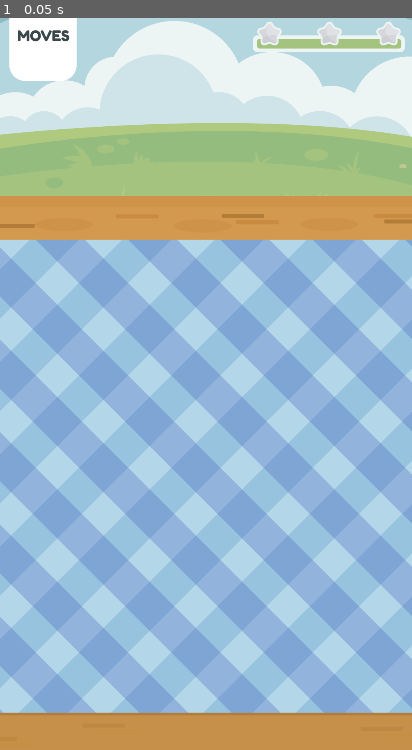
Above: before the commit, frame 1.
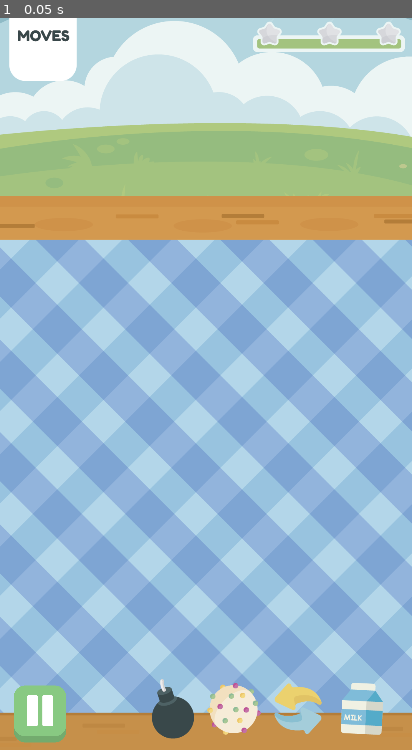
Above: after the commit, the same moment.

Repository: kirbycope/candy-match
Game: Godot game, scene res://scenes/play.tscn
The game is run twice, just before and just after one commit, with the same random seed, the same clock (stepped at 60 frames per second) and the same inputs. This scene is started directly instead of the project's main scene.
Inputs:
- Up to frame 1 (0.05 s): no input

The runs differ from the first frame. In frame 1, 3.2% of the frame differs, in the area x 3-93%, y 90-100%.

Commit message:
wip

Diff:
--- a/scenes/ads.tscn
+++ /dev/null
@@ -1,3 +0,0 @@
-[gd_scene format=3 uid="uid://cqnfrkba1t4jt"]
-
-[node name="ads" type="Node2D"]
--- a/scenes/boosters.tscn
+++ /dev/null
@@ -1,3 +0,0 @@
-[gd_scene format=3 uid="uid://ctko54rp12lkm"]
-
-[node name="boosters" type="Node2D"]
--- a/scenes/character.tscn
+++ /dev/null
@@ -1,3 +0,0 @@
-[gd_scene format=3 uid="uid://bgcgdwq0qfu2m"]
-
-[node name="character" type="Node2D"]
--- a/scenes/coins.tscn
+++ /dev/null
@@ -1,3 +0,0 @@
-[gd_scene format=3 uid="uid://d3d0ogvi48o4a"]
-
-[node name="coins" type="Node2D"]
--- a/scenes/friends.tscn
+++ /dev/null
@@ -1,3 +0,0 @@
-[gd_scene format=3 uid="uid://c22vi2xae0y71"]
-
-[node name="friends" type="Node2D"]
--- a/scenes/map.tscn
+++ /dev/null
@@ -1,3 +0,0 @@
-[gd_scene format=3 uid="uid://ddwm0l86i7uav"]
-
-[node name="map" type="Node2D"]
--- a/scenes/play.tscn
+++ b/scenes/play.tscn
@@ -1,13 +1,21 @@
-[gd_scene load_steps=5 format=3 uid="uid://cmea7t50ge8gr"]
+[gd_scene load_steps=12 format=3 uid="uid://cmea7t50ge8gr"]
 
 [ext_resource type="Texture2D" uid="uid://7opv4vo8tbsn" path="res://assets/game bg.png" id="1_jv4ig"]
+[ext_resource type="Script" path="res://scripts/play.gd" id="1_uupm5"]
 [ext_resource type="Texture2D" uid="uid://c7aclfhs6dn6q" path="res://assets/game top moves.png" id="2_jpgjl"]
 [ext_resource type="Texture2D" uid="uid://c0vj0rnhmkdg7" path="res://assets/game top bar.png" id="3_dqwyt"]
 [ext_resource type="Texture2D" uid="uid://dkh48u7qg4oy2" path="res://assets/game top star1.png" id="4_tjntt"]
+[ext_resource type="AudioStream" uid="uid://b5aaxnlfvd3pe" path="res://assets/simple-pleasures-aaron-paul-low-main-version-25191-02-06.mp3" id="6_n0lt7"]
+[ext_resource type="Texture2D" uid="uid://c4dowe1y7vxbu" path="res://assets/game boost1.png" id="7_ewlxu"]
+[ext_resource type="Texture2D" uid="uid://ekpixf6sw2y4" path="res://assets/game boost2.png" id="8_g6apj"]
+[ext_resource type="Texture2D" uid="uid://b34hyed76610n" path="res://assets/game boost3.png" id="9_dckg0"]
+[ext_resource type="Texture2D" uid="uid://cidhrk362ngp8" path="res://assets/game boost4.png" id="10_age8i"]
+[ext_resource type="Texture2D" uid="uid://i1d4xkc54mlc" path="res://assets/game pause.png" id="11_8j2i1"]
 
 [node name="play" type="Node2D"]
 position = Vector2(251, 218)
 scale = Vector2(0.4, 0.4)
+script = ExtResource("1_uupm5")
 
 [node name="background" type="Sprite2D" parent="."]
 position = Vector2(-5, 17.5)
@@ -33,3 +41,28 @@
 [node name="top_star_empty3" type="Sprite2D" parent="."]
 position = Vector2(344.5, -510.5)
 texture = ExtResource("4_tjntt")
+
+[node name="simple_pleasures" type="AudioStreamPlayer" parent="."]
+stream = ExtResource("6_n0lt7")
+autoplay = true
+
+[node name="bomb" type="Sprite2D" parent="."]
+position = Vector2(-195, 1182.5)
+texture = ExtResource("7_ewlxu")
+
+[node name="sugar" type="Sprite2D" parent="."]
+position = Vector2(-42.5, 1182)
+texture = ExtResource("8_g6apj")
+
+[node name="switch" type="Sprite2D" parent="."]
+position = Vector2(117.5, 1182)
+texture = ExtResource("9_dckg0")
+
+[node name="milk" type="Sprite2D" parent="."]
+position = Vector2(277.5, 1182)
+texture = ExtResource("10_age8i")
+
+[node name="Sprite2D" type="Sprite2D" parent="."]
+position = Vector2(-527.5, 1195)
+scale = Vector2(0.25, 0.25)
+texture = ExtResource("11_8j2i1")
--- a/scenes/scores.tscn
+++ /dev/null
@@ -1,3 +0,0 @@
-[gd_scene format=3 uid="uid://ckv6jxlsocx4x"]
-
-[node name="scores" type="Node2D"]
--- a/scenes/settings.tscn
+++ /dev/null
@@ -1,10 +0,0 @@
-[gd_scene load_steps=2 format=3 uid="uid://dxbvmsn2gbwtu"]
-
-[ext_resource type="Texture2D" uid="uid://gipc4tfkc7tx" path="res://assets/main bg.png" id="1_tcgvm"]
-
-[node name="settings" type="Node2D"]
-scale = Vector2(0.4, 0.4)
-
-[node name="background" type="Sprite2D" parent="."]
-position = Vector2(472.5, 755)
-texture = ExtResource("1_tcgvm")
--- a/scenes/shop.tscn
+++ /dev/null
@@ -1,3 +0,0 @@
-[gd_scene format=3 uid="uid://cxvgq2fuk7c5x"]
-
-[node name="shop" type="Node2D"]
--- a/scenes/wheel.tscn
+++ /dev/null
@@ -1,3 +0,0 @@
-[gd_scene format=3 uid="uid://moy8ngtox5vf"]
-
-[node name="wheel" type="Node2D"]
--- a/scripts/main.gd
+++ b/scripts/main.gd
@@ -9,12 +9,12 @@
 
 # Called when the node enters the scene tree for the first time.
 func _ready():
-	preload("res://assets/punchy-taps-ui-1-183897.mp3")
 	reset_to_main()
+
 
 # Called every frame. 'delta' is the elapsed time since the previous frame.
 func _process(delta):
-	pass
+	pass # Replace with function body.
 
 
 func _input(event):
@@ -72,7 +72,7 @@
 		elif event.action == "Close":
 			reset_to_main()
 		elif event.action == "Coins":
-			pass
+			open_shop()
 		elif event.action == "Friends":
 			pass
 		elif event.action == "Map":
@@ -91,11 +91,7 @@
 			$top_close.visible = true
 			$top_settings.visible = false
 		elif event.action == "Shop":
-			$main.visible = false
-			$menu.visible = false
-			$shop.visible = true
-			$top_close.visible = true
-			$top_settings.visible = false
+			open_shop()
 		elif event.action == "Spin":
 			if spins_left > 0:
 				print("You have " + str(spins_left) + " spins left.")
@@ -141,7 +137,16 @@
 	$character/character6/checkmark.visible = false
 
 
-# Resets the scene to the "main" view.
+# Opens the scene's "shop" view.
+func open_shop():
+	$main.visible = false
+	$menu.visible = false
+	$shop.visible = true
+	$top_close.visible = true
+	$top_settings.visible = false
+
+
+# Resets the scene's "main" view.
 func reset_to_main():
 	$boosters.visible = false
 	$character.visible = false
--- /dev/null
+++ b/scripts/play.gd
@@ -0,0 +1,11 @@
+extends Node2D
+
+
+# Called when the node enters the scene tree for the first time.
+func _ready():
+	pass # Replace with function body.
+
+
+# Called every frame. 'delta' is the elapsed time since the previous frame.
+func _process(delta):
+	pass # Replace with function body.
Binary file added: assets/game info.png
Not shown, added: assets/game info.png.import
Binary file added: assets/game pause.png
Not shown, added: assets/game pause.png.import
Not shown, added: assets/simple-pleasures-aaron-paul-low-main-version-25191-02-06.mp3.import
Not shown, added: assets/simple-pleasures-aaron-paul-low-main-version-25191-02-06.txt
Not shown, added: assets/simple-pleasures-aaron-paul-low-main-version-25191-02-06.mp3
